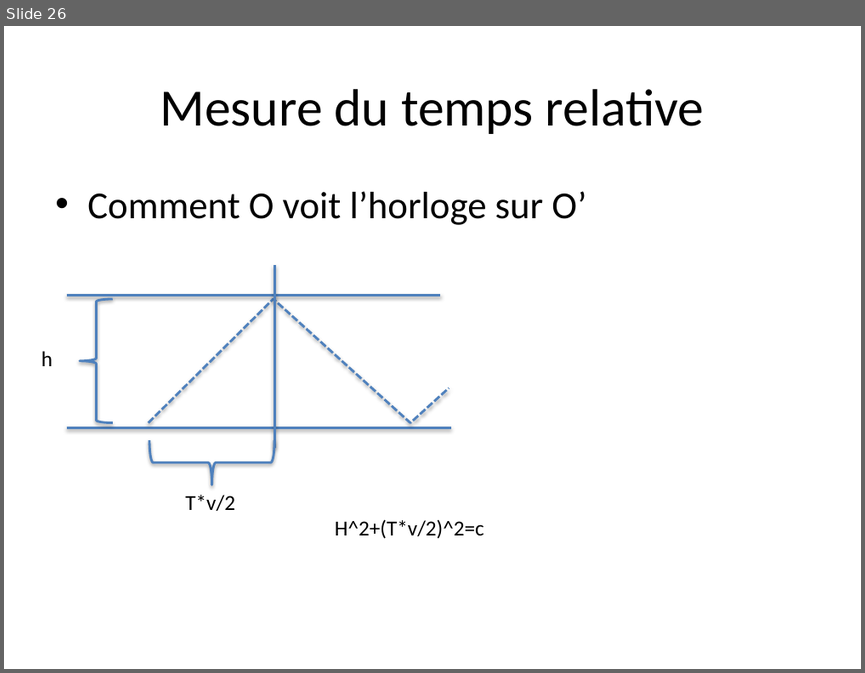
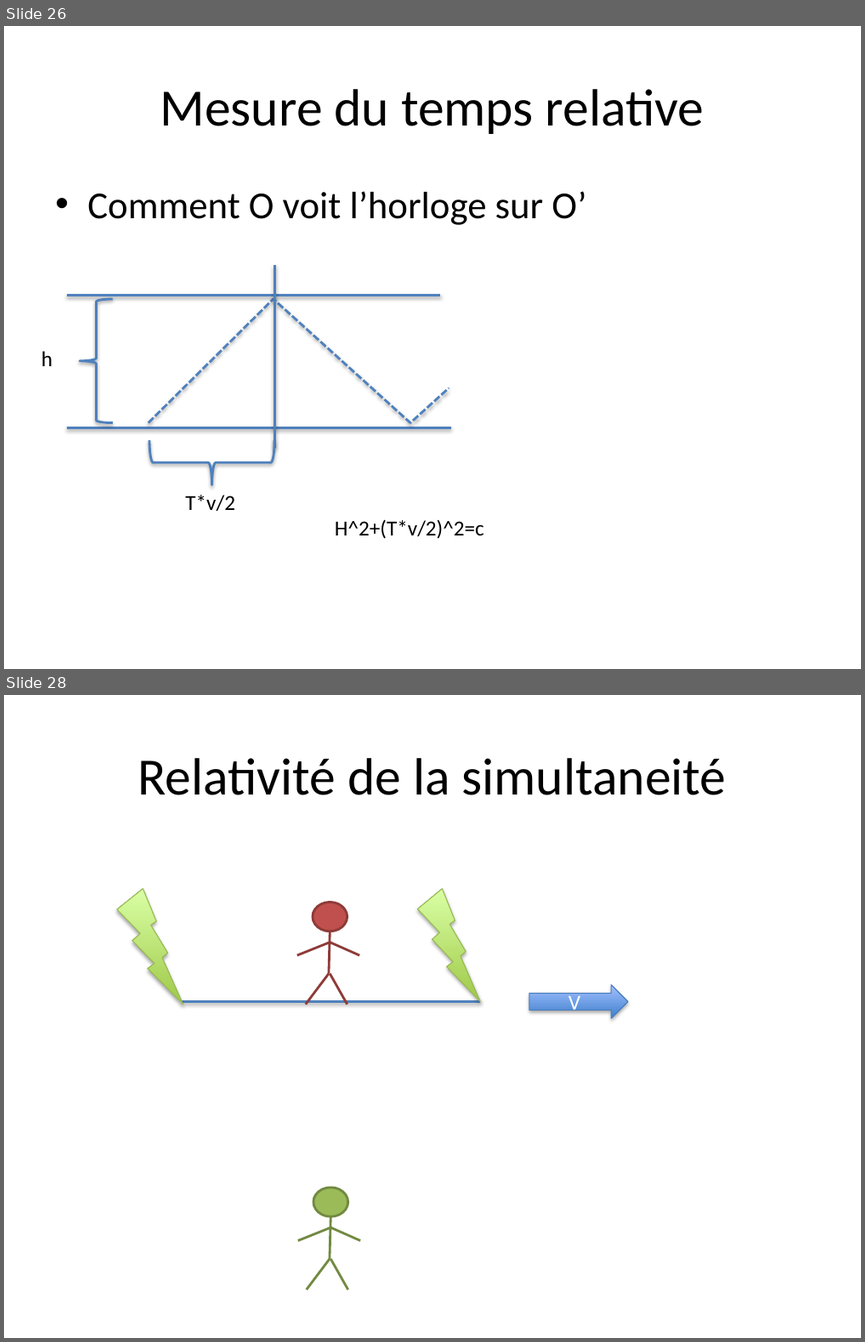
Before and after one commit to jraniero/relativity, a slide deck: Presentation1.pptx. Shown one above the other, each under a label of ours: slide 26 before the commit, slides 26 and 28 after it; the slides between them are not shown. The pictures are 865x673 and 865x1342 pixels, drawn with LibreOffice and Linux fonts; fonts in the diff are those of the drawing. Boxes give left, top, right and bottom in pixels: in the first picture for what was removed or moved away, otherwise in the second. Text is boxed around its words. In the diff, an @@ line names an element or a change of style, - is before the commit and + after.

```diff
--- a/Presentation1.pptx
+++ b/Presentation1.pptx
@@ slide 28 added at box(4, 695, 861, 1338), background #FFFFFF @@
@@ title added at box(137, 758, 726, 795), 44 pt, text #000000 @@
+Relativité de la simultaneité
@@ lightning bolt added at box(117, 889, 183, 1004), fill gradient #A0CA4A to #DAFFA5, outline #98B955 0.75 pt @@
@@ lightning bolt added at box(418, 889, 480, 1002), fill gradient #A0CA4A to #DAFFA5, outline #98B955 0.75 pt @@
@@ group added at box(297, 902, 359, 1004): 5 lines, 1 ellipse @@
@@ right arrow added at box(529, 985, 628, 1018), fill gradient #3F80CE to #A4C4FF, outline #4B7EBC 0.75 pt, 18 pt, text #FFFFFF @@
+V
@@ line added from (182, 1002) to (480, 1002), #4F81BD 2 pt @@
@@ group added at box(298, 1187, 360, 1290): 5 lines, 1 ellipse @@
```
Also in this commit, not shown: 6 other slides added.
